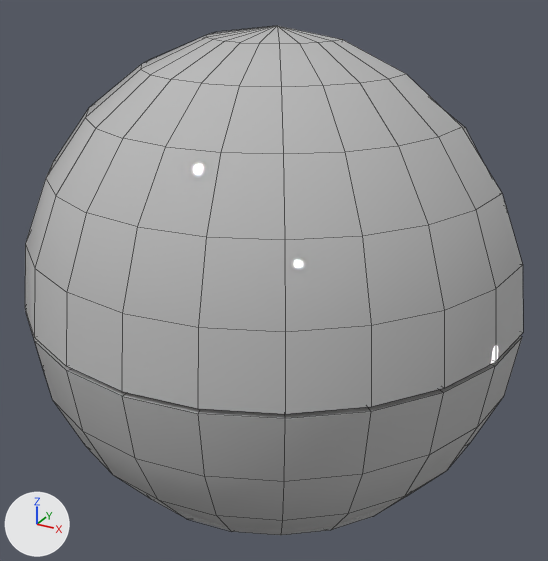
Two versions of the FBX model Assets/Art/Meshes/TP_Eyeball.fbx, one commit apart.
Before and after are seen from a 50 mm lens placed at (0.24, -0.44, 0.218), pointed at (0.0, -0.003, 0.0). Arrows for +X, +Y and +Z are at lower left; the lights stay in place. Mesh edges are drawn as thin lines. Where no turn or scale is listed for an object, it has been applied to the vertices.

Names of what the first picture shows: 'TP_EyeBall', 'TP_EyeLid_Lower', 'TP_EyeLid_Upper'.
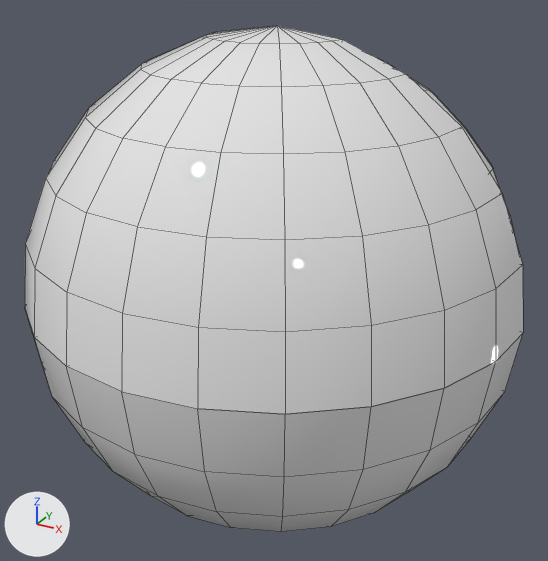
Pixel boxes [x1, y1, x2, y2] of what changed, in the pictures (548 x 561 px):
'TP_EyeLid_Upper', recoloured (grey to white): [25, 26, 523, 414] in both
'TP_EyeLid_Lower', recoloured, moved: before [26, 312, 522, 535]; after [26, 312, 523, 532]
'TP_EyeBall', reshaped: before [443, 109, 481, 158]; after [381, 60, 514, 232]
part 1 of me_mesh, added: after [381, 60, 514, 232]

What changed in the scene script:
```text
Add mat_monster_eye_1:
    mat_monster_eye_1 = principled_material('Monster_eye')
    mat_monster_eye_1.base_color = (0.8, 0.8, 0.8)  # white #e7e7e7
    mat_monster_eye_1.roughness = 0.0
Change me_mesh_002:
    where me_mesh_002.from_pydata(...)  # 158 vertices, 168 faces; spans x -0.173..0.173, y -0.173..0.0, z -0.173..0.0
    remove me_mesh_002.materials.append(mat_monster_eye)  # grey #bcbcbc
    add me_mesh_002.materials.append(mat_monster_eye_1)  # white #e7e7e7
Change me_mesh:
    used by ob_tp_eyeball; location = (0.0, 0.0, 0.0)
    remove me_mesh.from_pydata(...)  # 114 vertices, 128 faces; spans x -0.166..0.166, y -0.166..0.166, z -0.166..0.166
    remove me_mesh.materials.append(mat_monster_eye)  # grey #bcbcbc
    add me_mesh.from_pydata(...)  # 482 vertices, 512 faces; spans x -0.166..0.166, y -0.166..0.166, z -0.166..0.166
    me_mesh part 1: 368 vertices added at x -0.164..0.164, y -0.162..0.162, z -0.164..0.164
    add me_mesh.materials.append(mat_monster_eye_1)  # white #e7e7e7
Change me_mesh_001:
    where me_mesh_001.from_pydata(...)  # 158 vertices, 168 faces; spans x -0.173..0.173, y -0.173..0.0, z 0.0..0.173
    remove me_mesh_001.materials.append(mat_monster_eye)  # grey #bcbcbc
    add me_mesh_001.materials.append(mat_monster_eye_1)  # white #e7e7e7
Change ob_tp_eyelid_lower:
    ob_tp_eyelid_lower.location: (0.0, 0.0, -0.0029) -> (0.0, 0.0, 0.0)
```
